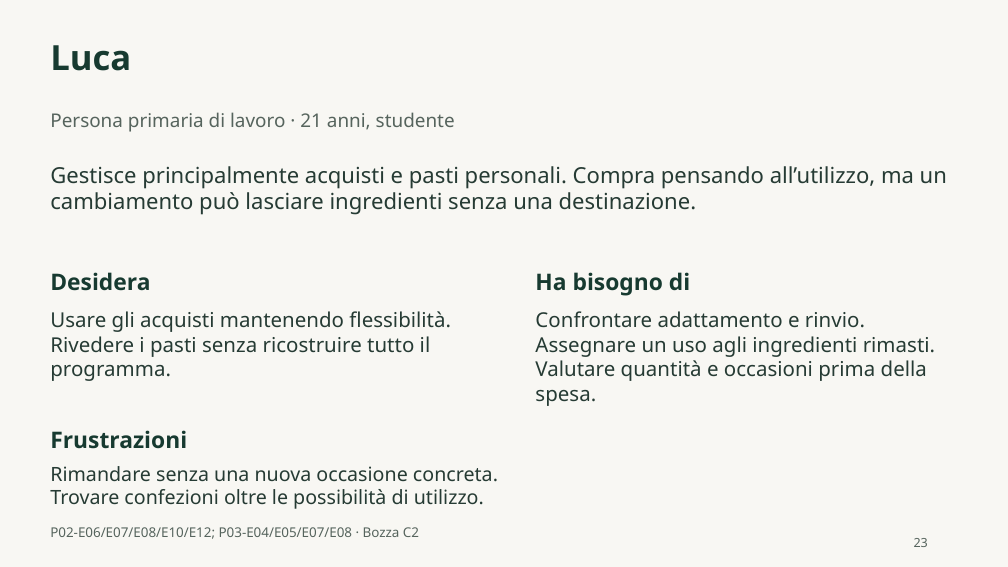
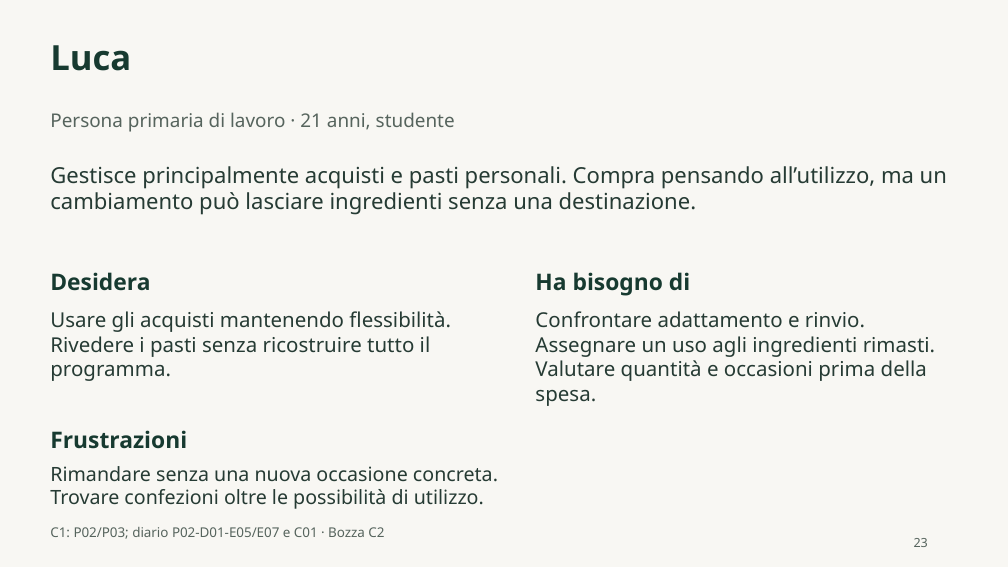
Before and after one commit to andremauroo/CIBY, a slide deck: slide 23 of C2/presentazione/bozza/CIBY-C2-bozza.pptx. Drawn at 1008x567 pixels with LibreOffice and Linux fonts; fonts in the diff are those of the drawing. Boxes give left, top, right and bottom in pixels: in the first picture for what was removed or moved away, otherwise in the second. Text is boxed around its words. In the diff, an @@ line names an element or a change of style, - is before the commit and + after.

Commit message:
C2: documenta diario P02 e integra l’analisi con C1

```diff
--- a/C2/presentazione/bozza/CIBY-C2-bozza.pptx
+++ b/C2/presentazione/bozza/CIBY-C2-bozza.pptx
@@ text at (50, 527, 384, 539): text changed @@
-P02-E06/E07/E08/E10/E12; P03-E04/E05/E07/E08 · Bozza C2
+C1: P02/P03; diario P02-D01-E05/E07 e C01 · Bozza C2
```
Also in this commit, not shown: 8 other slides changed, 1 slide added, 1 slide removed, 24 other files.
